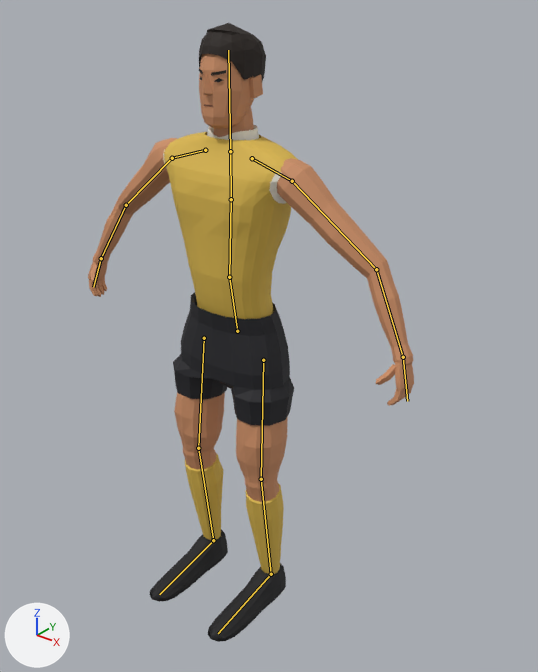
Renders of the Blender file assets/blender/7thbuild.blend from each side of a commit.
One viewpoint serves both versions: a camera (50 mm lens) standing at (1.61, -1.81, 2.3) and looking at (-0.15, 0.4, 0.94). Every picture has the same lights, and +X, +Y and +Z are marked at lower left. The older version comes first. The bones that change, and the others that lie on the model, are drawn over the model as lines.

Names of what the first picture shows: 'B7_Body', 'B7_Boots', 'B7_Guernsey', 'B7_Hair', 'B7_Shorts'.
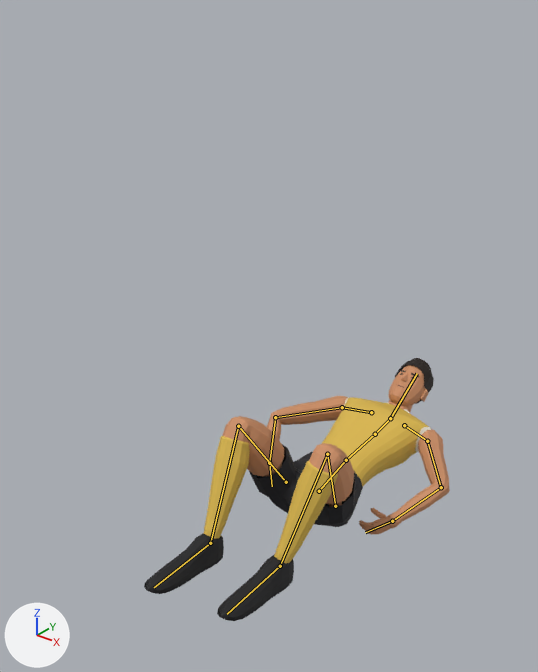
The newer file adds an action. The first version stands in its rest pose; the second is drawn at frame 3 of the action 'getup_face_up'.

What the commit changed:
Bone 'pelvis' (bone_pelvis) moves from (0.0, 0.0, 0.0) to (0.028, -1.137, -0.351).
Bone 'pelvis' (bone_pelvis) turns from (0, 0, 0) to (-86, -1, 1) degrees about its own x, y and z.
Bone 'spine1' (bone_spine1) turns from (0, 0, 0) to (2, 0, 0) degrees about its own x, y and z.
Bone 'spine2' (bone_spine2) turns from (0, 0, 0) to (2, 0, 0) degrees about its own x, y and z.
Bone 'head' (bone_head) turns from (0, 0, 0) to (24, 0, 0) degrees about its own x, y and z.
Bone 'upperarm.l' (bone_upperarm_l) turns from (0, 0, 0) to (10, 1, -15) degrees about its own x, y and z.
Bone 'lowerarm.l' (bone_lowerarm_l) turns from (0, 0, 0) to (-29, -12, -43) degrees about its own x, y and z.
Bone 'upperarm.r' (bone_upperarm_r) turns from (0, 0, 0) to (10, -1, 16) degrees about its own x, y and z.
Bone 'lowerarm.r' (bone_lowerarm_r) turns from (0, 0, 0) to (-29, 12, 43) degrees about its own x, y and z.
Bone 'iktarget.l' (bone_iktarget_l) moves from (0.0, 0.0, 0.0) to (0.0, 0.06, 0.0).
Bone 'iktarget.l' (bone_iktarget_l) turns from (0, 0, 0) to (-10, 0, 0) degrees about its own x, y and z.
Bone 'ikpole.l' (bone_ikpole_l) moves from (0.0, 0.0, 0.0) to (0.0, -0.3, 1.3).
Bone 'iktarget.r' (bone_iktarget_r) moves from (0.0, 0.0, 0.0) to (0.0, -0.02, 0.0).
Bone 'iktarget.r' (bone_iktarget_r) turns from (0, 0, 0) to (-10, 0, 0) degrees about its own x, y and z.
Bone 'ikpole.r' (bone_ikpole_r) moves from (0.0, 0.0, 0.0) to (0.0, -0.3, 1.3).

Location of each change, [x1, y1, x2, y2] in pixels of the pictures (538 x 672 px):
'B7_Body', posed (24% narrower, 62% shorter): before [88, 54, 414, 574]; after [204, 365, 450, 563]
'B7_Guernsey', posed: before [163, 125, 298, 319]; after [322, 397, 431, 486]
'B7_Shorts', posed (38% shorter): before [173, 292, 294, 426]; after [249, 444, 363, 527]
'B7_Boots', posed (10% wider, 22% shorter): before [150, 529, 286, 642]; after [144, 533, 294, 621]
'B7_Hair', posed (41% narrower, 38% shorter): before [199, 23, 266, 98]; after [395, 358, 434, 404]
bone 'pelvis', root to tip: before (237, 331) to (229, 277); after (319, 491) to (346, 460)
bone 'spine1', root to tip: before (229, 277) to (231, 199); after (346, 460) to (375, 434)
bone 'spine2', root to tip: before (231, 199) to (230, 151); after (375, 434) to (390, 418)
bone 'head', root to tip: before (230, 151) to (228, 50); after (390, 418) to (417, 373)
bone 'upperarm.l', root to tip: before (292, 181) to (376, 269); after (427, 441) to (441, 487)
bone 'lowerarm.l', root to tip: before (376, 269) to (403, 357); after (441, 487) to (392, 521)
bone 'upperarm.r', root to tip: before (172, 158) to (126, 205); after (342, 407) to (275, 417)
bone 'lowerarm.r', root to tip: before (126, 205) to (101, 258); after (275, 417) to (269, 463)
